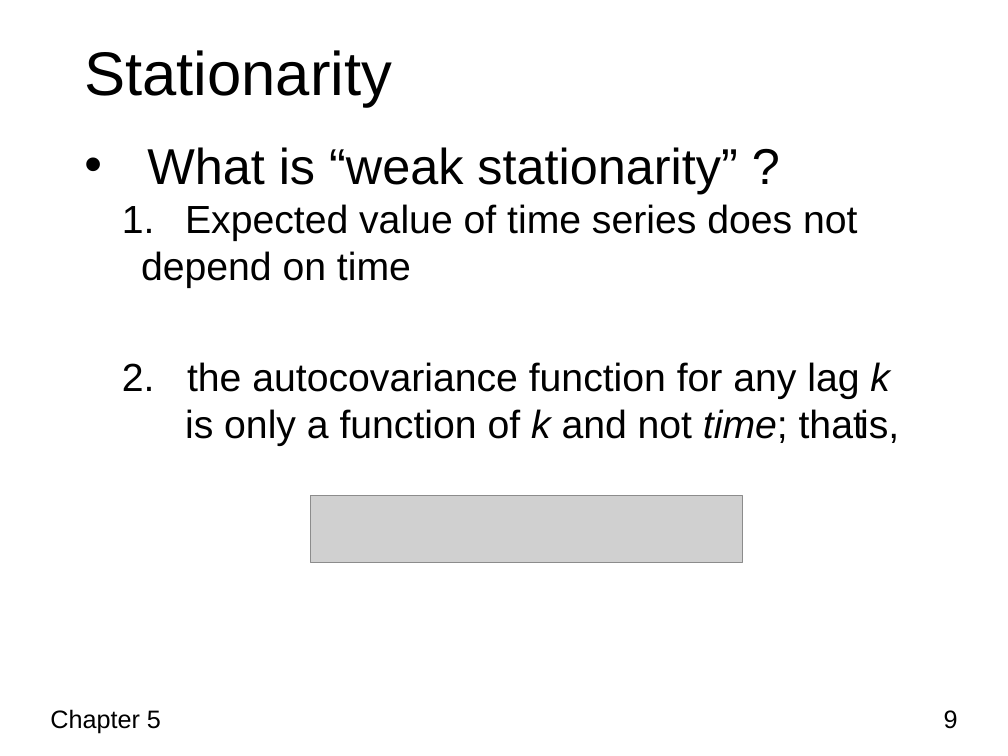
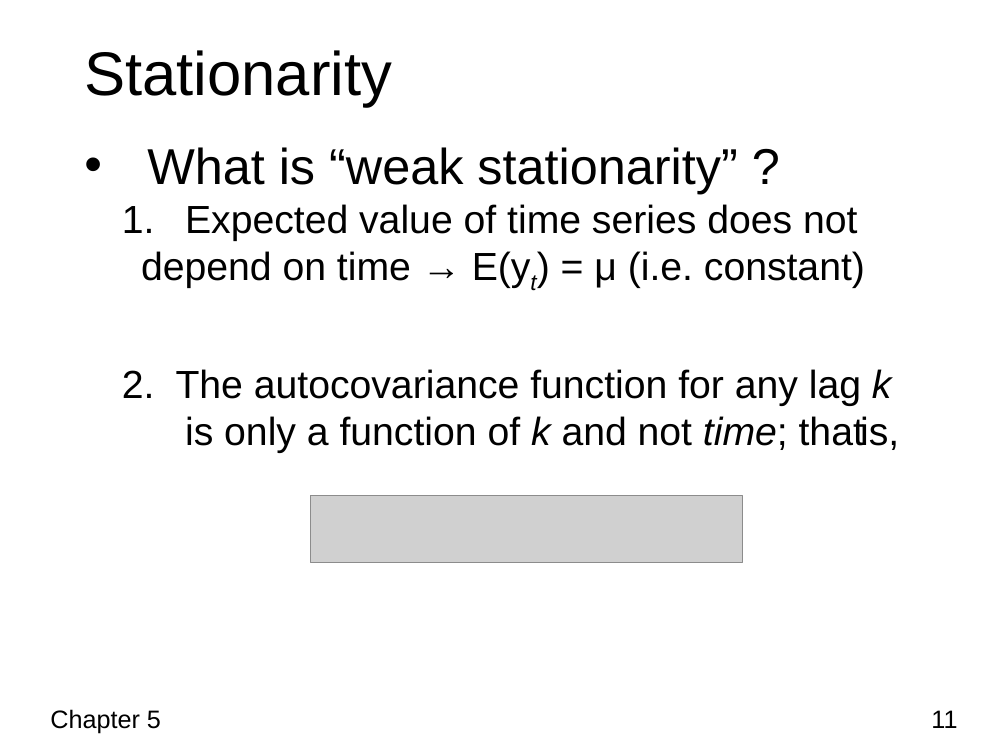
Before and after one commit to kefuzhu/University-of-Rochester, a slide deck: slide 11 of DSC475/Lecture-Slides/Chapter5_ARMA_Part1.pptx (slide 9 before the commit). Drawn at 1008x756 pixels with LibreOffice and Linux fonts; fonts in the diff are those of the drawing; grey boxes stand for pictures; background and template pictures are left out. Boxes give left, top, right and bottom in pixels: in the first picture for what was removed or moved away, otherwise in the second. Text is boxed around its words. In the diff, an @@ line names an element or a change of style, - is before the commit and + after.

```diff
--- a/DSC475/Lecture-Slides/Chapter5_ARMA_Part1.pptx
+++ b/DSC475/Lecture-Slides/Chapter5_ARMA_Part1.pptx
@@ text at (141,204,899,453): text changed @@
-1. Expected value of time series does not depend on time
-2. the autocovariance function for any lag k is only a function of k and not time; that is,
+1. Expected value of time series does not depend on time → E(yt) = μ (i.e. constant)
+2. The autocovariance function for any lag k is only a function of k and not time; that is,
@@ page number at (931,710,957,728): text changed @@
-9
+11
```
Also in this commit, not shown: 11 other slides changed, 15 slides added, 1 slide removed, 1 other file.
